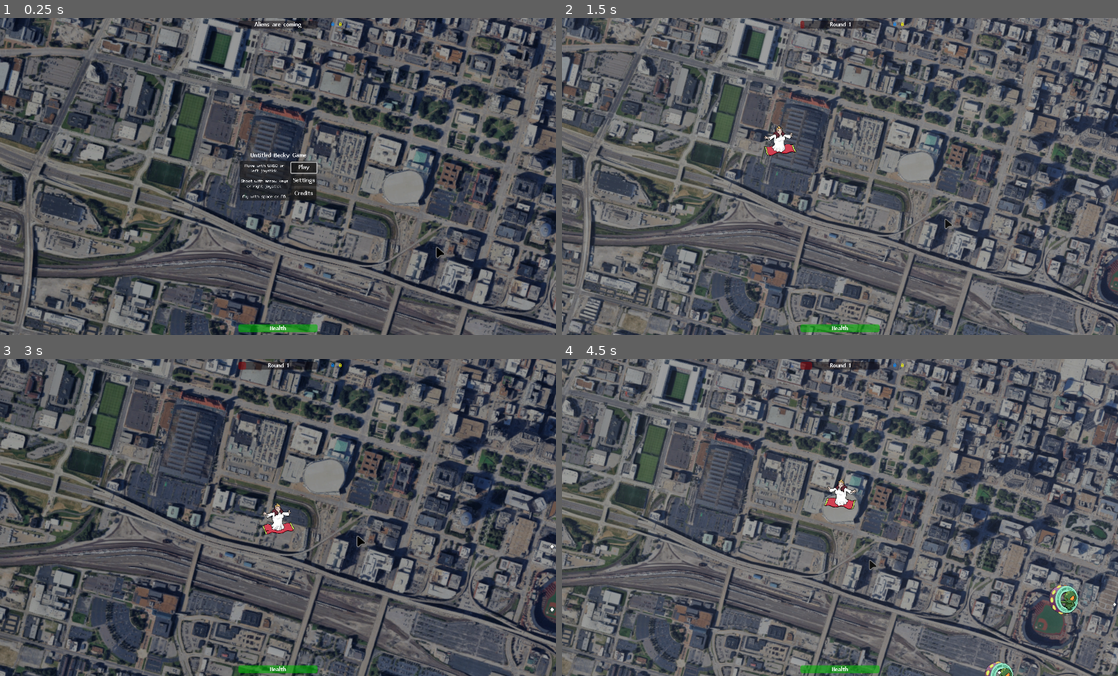
Above: before the commit, frames 1-4 (two rows, left to right).
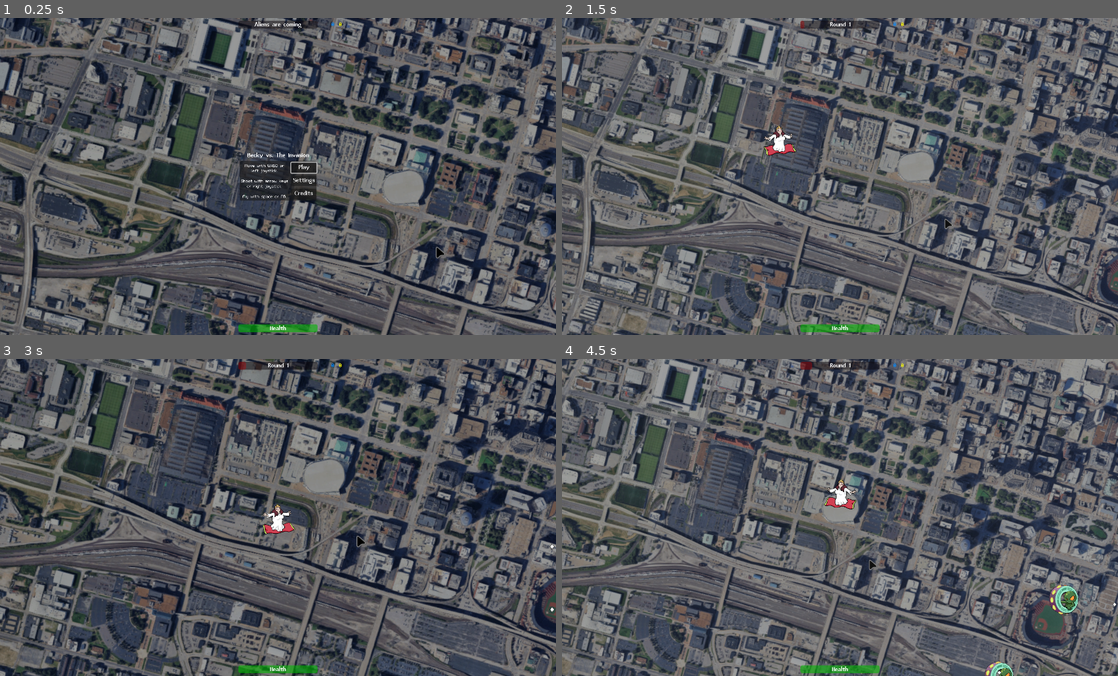
Above: after the commit, the same moments.

Repository: lupuchard/becky-game
Game: Godot game, scene res://world.tscn
Two runs of this game, one before a commit and one after it. Both use one fixed random seed, a clock stepped at 60 frames per second and the inputs below. Sound files missing from this copy of the repository are replaced by a short silence.
Inputs:
- Up to frame 1 (0.25 s): no input
- Up to frame 2 (1.5 s): click "Play" at 0.5 s; hold D (move_right) from 1.28 s (still down); hold Space (fly) from 1.28 s (still down)
- Up to frame 3 (3 s): release D (move_right) at 2.03 s; release Space (fly) at 2.03 s; hold S (move_down) 2.03-2.78 s; tap Space (fly) at 2.1 s; hold D (move_right) from 2.78 s (still down); hold E (interact) from 2.78 s (still down)
- Up to frame 4 (4.5 s): tap Space (fly) at 3.05, 3.8 s; release D (move_right) at 3.53 s; release E (interact) at 3.53 s; hold W (move_up) 3.53-4.28 s; tap Q (interact_alt) at 3.6 s; hold A (move_left) from 4.28 s (still down); hold Space (fly) from 4.28 s (still down)

The runs differ from the first frame. In frame 1, 0.1% of the frame differs, in the area x 44-56%, y 42-45%; in frame 2, 0.1%; in frame 3, 0.1%, in the area x 47-54%, y 45-56%; in frame 4, 0.1%.

Commit message:
update projectile textures

Diff:
--- a/Projectiles/PlayerProjectile.tscn
+++ b/Projectiles/PlayerProjectile.tscn
@@ -8,7 +8,7 @@
 [ext_resource type="AudioStream" uid="uid://buohg87qj70oo" path="res://Assets/Sound/enemy_hit_02.ogg" id="5_vbysl"]
 [ext_resource type="AudioStream" uid="uid://bodx5r5orvlhe" path="res://Assets/Sound/enemy_hit_03.ogg" id="6_2pp81"]
 [ext_resource type="AudioStream" uid="uid://br4chga2cwhwa" path="res://Assets/Sound/enemy_hit_04.ogg" id="7_wx6nt"]
-[ext_resource type="Texture2D" uid="uid://djeihwbdro4fr" path="res://Assets/projectile.png" id="9_2pp81"]
+[ext_resource type="Texture2D" uid="uid://os4ykhdo0fnx" path="res://Assets/tile-red.png" id="9_2pp81"]
 
 [sub_resource type="CircleShape2D" id="CircleShape2D_2pp81"]
 
@@ -44,7 +44,6 @@
 bus = &"Effects"
 
 [node name="Sprite" type="Sprite2D" parent="." unique_id=1757909820]
-position = Vector2(0, -0.99999994)
 rotation = 1.5707964
-scale = Vector2(0.85495895, 0.85495895)
+scale = Vector2(0.70697993, 0.70697993)
 texture = ExtResource("9_2pp81")
--- /dev/null
+++ b/Projectiles/PlayerRavProjectile.tscn
@@ -0,0 +1,49 @@
+[gd_scene format=3 uid="uid://k3716upwjvbv"]
+
+[ext_resource type="Script" uid="uid://blktg48jib4p1" path="res://Scripts/player_projectile.gd" id="1_8fvwq"]
+[ext_resource type="Texture2D" uid="uid://co6l2yolkwyjj" path="res://Assets/T-rav.png" id="2_8fvwq"]
+[ext_resource type="AudioStream" uid="uid://bq15mulkxfmn4" path="res://Assets/Sound/player_bullet_01.ogg" id="2_vrpfl"]
+[ext_resource type="AudioStream" uid="uid://74l088fqgwe2" path="res://Assets/Sound/player_bullet_02.ogg" id="3_7546c"]
+[ext_resource type="AudioStream" uid="uid://cy4mlx5idee2s" path="res://Assets/Sound/player_bullet_03.ogg" id="4_qt4bv"]
+[ext_resource type="AudioStream" uid="uid://b4u4588bnwbx3" path="res://Assets/Sound/enemy_hit_01.ogg" id="5_b67hj"]
+[ext_resource type="AudioStream" uid="uid://buohg87qj70oo" path="res://Assets/Sound/enemy_hit_02.ogg" id="6_wbpjd"]
+[ext_resource type="AudioStream" uid="uid://bodx5r5orvlhe" path="res://Assets/Sound/enemy_hit_03.ogg" id="7_s12io"]
+[ext_resource type="AudioStream" uid="uid://br4chga2cwhwa" path="res://Assets/Sound/enemy_hit_04.ogg" id="8_ytxyb"]
+
+[sub_resource type="CircleShape2D" id="CircleShape2D_2pp81"]
+
+[sub_resource type="AudioStreamRandomizer" id="AudioStreamRandomizer_7htnw"]
+streams_count = 3
+stream_0/stream = ExtResource("2_vrpfl")
+stream_1/stream = ExtResource("3_7546c")
+stream_2/stream = ExtResource("4_qt4bv")
+
+[sub_resource type="AudioStreamRandomizer" id="AudioStreamRandomizer_oc1yv"]
+streams_count = 4
+stream_0/stream = ExtResource("5_b67hj")
+stream_1/stream = ExtResource("6_wbpjd")
+stream_2/stream = ExtResource("7_s12io")
+stream_3/stream = ExtResource("8_ytxyb")
+
+[node name="Projectile" type="StaticBody2D" unique_id=1593731145]
+script = ExtResource("1_8fvwq")
+damage = 0.5
+lifespan = 5.0
+metadata/_custom_type_script = "uid://b57b3qu6imds8"
+
+[node name="Sprite" type="Sprite2D" parent="." unique_id=202360237]
+rotation = 1.5707964
+scale = Vector2(0.6392128, 0.6392128)
+texture = ExtResource("2_8fvwq")
+
+[node name="CollisionShape2D" type="CollisionShape2D" parent="." unique_id=1321776782]
+shape = SubResource("CircleShape2D_2pp81")
+
+[node name="ShootSound" type="AudioStreamPlayer2D" parent="." unique_id=1136798702]
+stream = SubResource("AudioStreamRandomizer_7htnw")
+bus = &"Effects"
+
+[node name="HitSound" type="AudioStreamPlayer2D" parent="." unique_id=68471983]
+stream = SubResource("AudioStreamRandomizer_oc1yv")
+volume_db = -4.0
+bus = &"Effects"
--- a/Scripts/becky.gd
+++ b/Scripts/becky.gd
@@ -12,6 +12,7 @@
 }
 
 const PROJECTILE = preload("res://Projectiles/PlayerProjectile.tscn")
+const RAV_PROJECTILE = preload("res://Projectiles/PlayerRavProjectile.tscn")
 
 const MAX_HEALTH := 100.0
 const MAX_SHIELD_HEALTH := 25.0
@@ -162,7 +163,7 @@
 			on_collision(body)
 
 func shoot(direction: Vector2, offset: Vector2):
-	var proj = PROJECTILE.instantiate()
+	var proj = (RAV_PROJECTILE if upgrades[Upgrade.RAPID_SHOT] else PROJECTILE).instantiate()
 	proj.velocity = direction * 500.0
 	proj.global_position = global_position + offset
 	get_parent().add_child(proj)
--- a/world.tscn
+++ b/world.tscn
@@ -163,7 +163,7 @@
 scale = Vector2(0.42, 0.42)
 sprite_frames = SubResource("SpriteFrames_1ew0l")
 autoplay = "default"
-frame_progress = 0.64396
+frame_progress = 0.8107697
 
 [node name="CollisionShape2D" type="CollisionShape2D" parent="Becky" unique_id=795749735]
 shape = SubResource("CircleShape2D_ioo17")
@@ -933,7 +933,7 @@
 
 [node name="Label" type="Label" parent="CanvasLayer/MainMenu" unique_id=1724440434]
 layout_mode = 2
-text = "Untitled Becky Game"
+text = "Becky vs. The Invasion"
 horizontal_alignment = 1
 
 [node name="PanelContainer" type="PanelContainer" parent="CanvasLayer/MainMenu" unique_id=1881439355]
@@ -975,7 +975,6 @@
 text = "Credits"
 
 [node name="Credits" type="PanelContainer" parent="CanvasLayer" unique_id=2133066720]
-visible = false
 anchors_preset = 8
 anchor_left = 0.5
 anchor_top = 0.5
@@ -1010,6 +1009,7 @@
 Made for the 2026 STLGameDev Spring Jam"
 
 [node name="Settings" type="PanelContainer" parent="CanvasLayer" unique_id=990263177]
+visible = false
 anchors_preset = 8
 anchor_left = 0.5
 anchor_top = 0.5
Not shown, added: Assets/gooey-butter-cake.png.import
Not shown, added: Assets/pizza.png.import
Not shown, added: Assets/tile-red.png.import
Not shown, added: Assets/tile-teal.png.import
